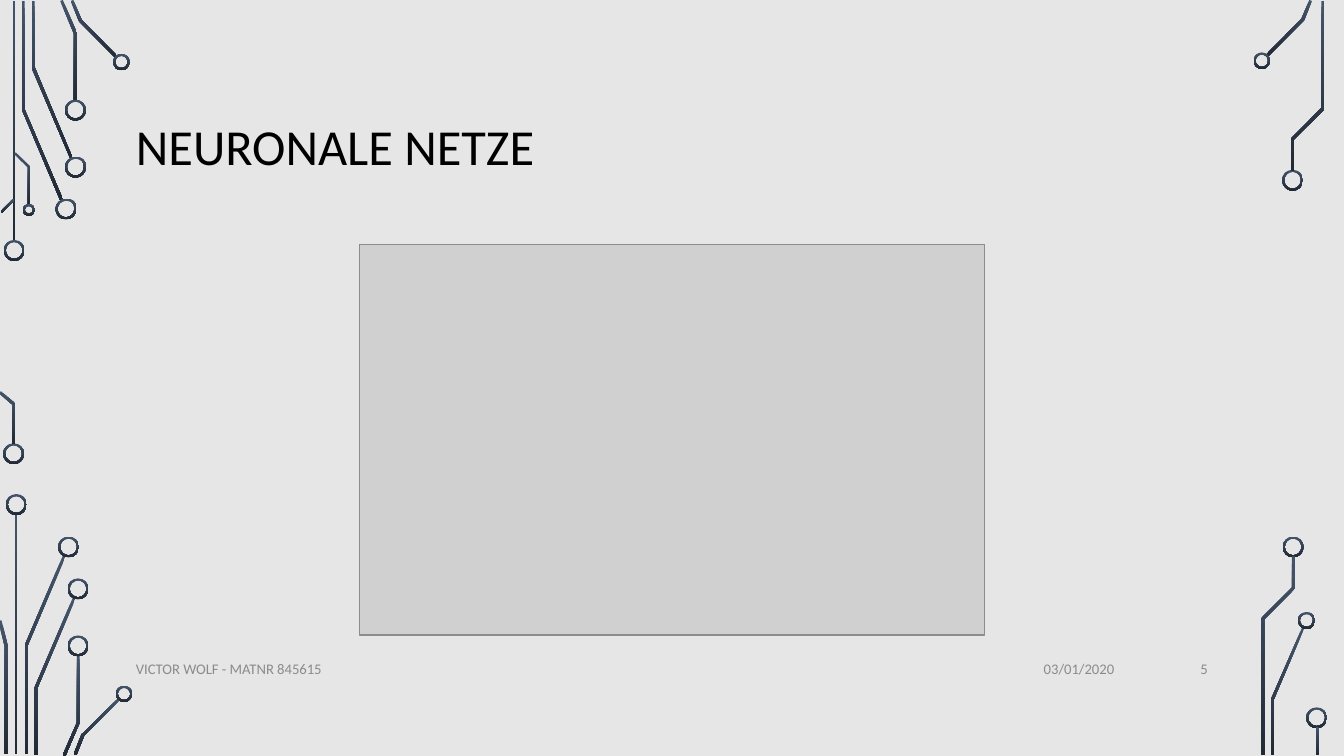
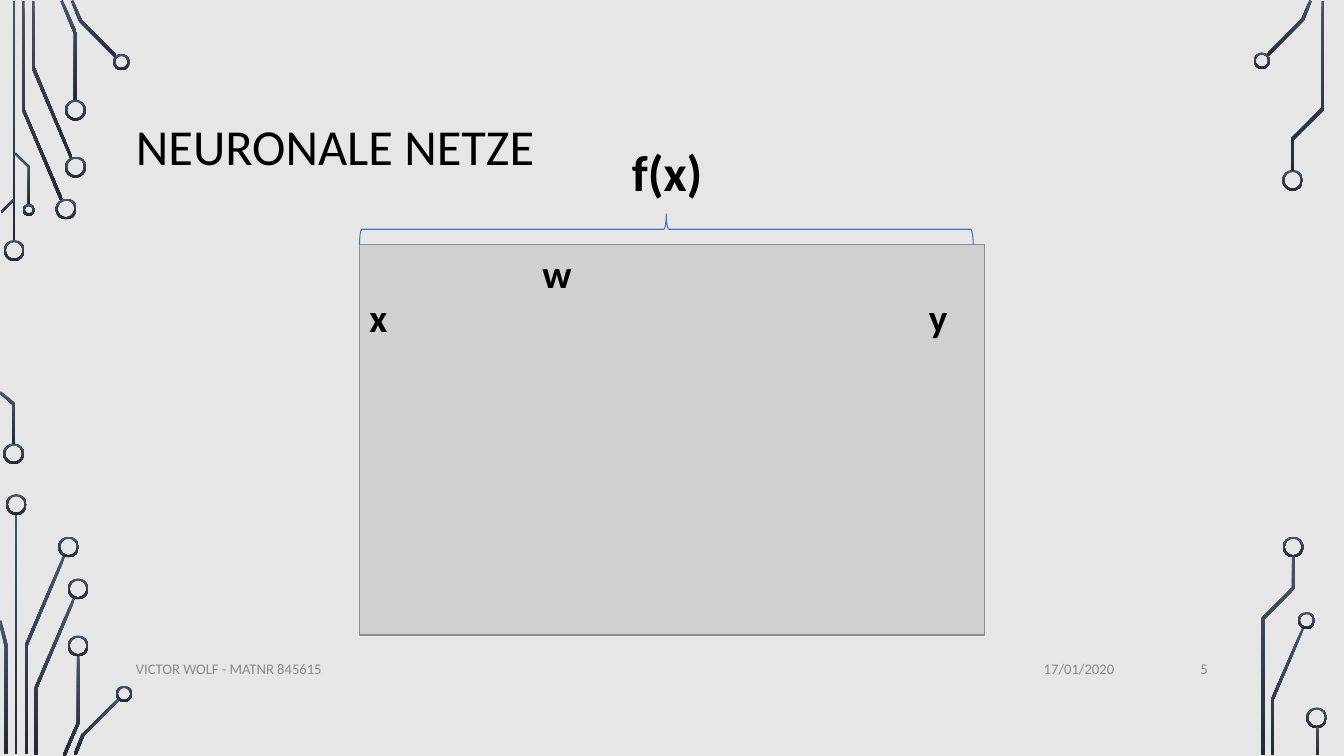
Before and after one commit to VictorW96/STI-Optimization-of-NNs, a slide deck: slide 5 of docs/presentation/STIPresentation.pptx. Drawn at 1344x756 pixels with LibreOffice and Linux fonts; fonts in the diff are those of the drawing; grey boxes stand for pictures; background and template pictures are left out. Boxes give left, top, right and bottom in pixels: in the first picture for what was removed or moved away, otherwise in the second. Text is boxed around its words. In the diff, an @@ line names an element or a change of style, - is before the commit and + after.

Commit message:
präsentation

```diff
--- a/docs/presentation/STIPresentation.pptx
+++ b/docs/presentation/STIPresentation.pptx
@@ text added at bbox=[632, 153, 702, 199], 36 pt, text #000000, bold @@
+f(x)
@@ right brace added at bbox=[360, 214, 974, 245], outline #4472C4 0.75 pt @@
@@ text added at bbox=[542, 269, 571, 288], 28 pt, text #000000, bold @@
+w
@@ text added at bbox=[369, 313, 387, 332], 28 pt, text #000000, bold @@
+x
@@ text added at bbox=[929, 313, 948, 338], 28 pt, text #000000, bold @@
+y
@@ text at bbox=[1044, 664, 1114, 675]: text changed @@
-03/01/2020
+17/01/2020
```
Also in this commit, not shown: 28 other slides changed.
